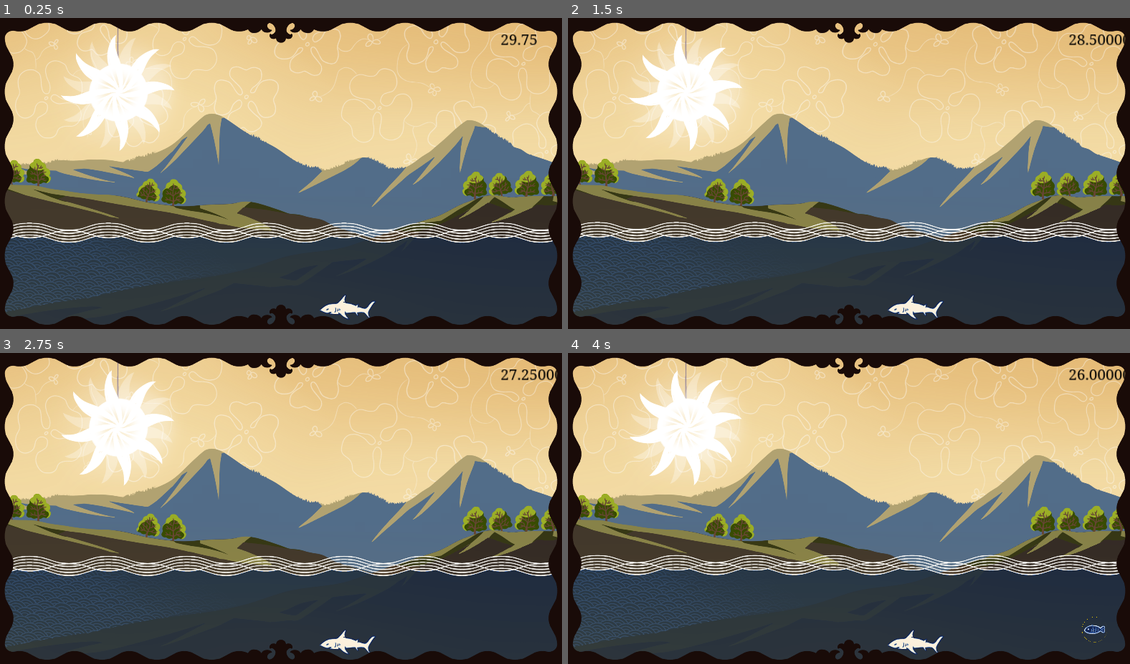
Above: before the commit, frames 1-4 (two rows, left to right).
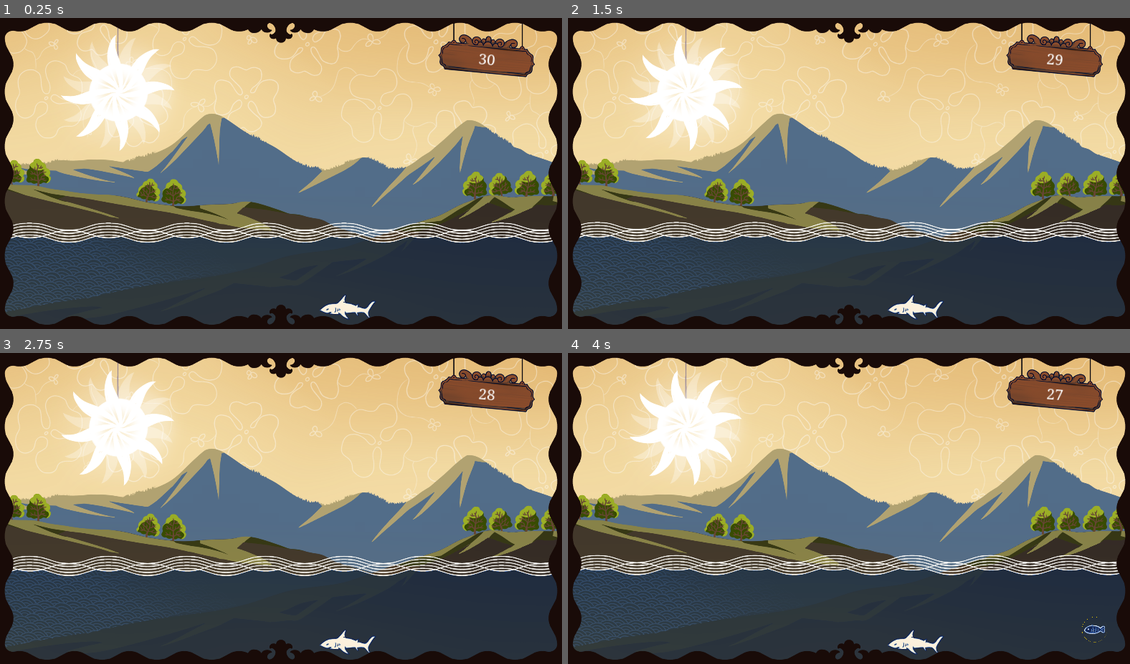
Above: after the commit, the same moments.

Repository: istamarahsan/youma-gemastik-2023
Game: Godot game, scene res://levels/level-4/level_4.tscn
The game is run twice, just before and just after one commit, with the same random seed, the same clock (stepped at 60 frames per second) and the same inputs. This scene is started directly instead of the project's main scene.
Inputs (mouse positions are in pixels of both pictures, inside the frame that each line leads up to):
- Up to frame 1 (0.25 s): no input
- Up to frame 2 (1.5 s): move the mouse to (972, 154) at 0.52 s; click (972, 154) at 0.67 s; move the mouse to (736, 189) at 1.27 s; click (736, 189) at 1.42 s
- Up to frame 3 (2.75 s): move the mouse to (337, 436) at 2.02 s; click (337, 436) at 2.17 s
- Up to frame 4 (4 s): move the mouse to (820, 570) at 2.77 s; click (820, 570) at 2.92 s; move the mouse to (1124, 629) at 3.52 s; click (1124, 629) at 3.67 s

The runs differ from the first frame. In frame 1, 1.8% of the frame differs, in the area x 77-96%, y 1-20%; in frame 2, 1.9%, in the area x 77-100%, y 1-20%; in frame 3, 1.9%; in frame 4, 1.9%.

Commit message:
add timer board

Diff:
--- a/levels/level-4/TimeRemainingLabel.gd
+++ b/levels/level-4/TimeRemainingLabel.gd
@@ -3,4 +3,4 @@
 @export var timer: Timer
 
 func _process(delta):
-	text = str(timer.time_left)
+	text = str(ceil(timer.time_left))
--- a/levels/level-4/riverbank.tscn
+++ b/levels/level-4/riverbank.tscn
@@ -20,6 +20,7 @@
 [ext_resource type="PackedScene" uid="uid://bfpf153epxhnw" path="res://levels/components/completion_announcer.tscn" id="18_8osvx"]
 [ext_resource type="Theme" uid="uid://44i6ats70703" path="res://assets/youma_theme.tres" id="19_hvx5v"]
 [ext_resource type="Script" path="res://levels/level-4/TimeRemainingLabel.gd" id="20_d5qu2"]
+[ext_resource type="Texture2D" uid="uid://k0xd4mv0ihaa" path="res://assets/ui/Timer.png" id="21_peuwu"]
 
 [sub_resource type="ShaderMaterial" id="ShaderMaterial_5d4sj"]
 shader = ExtResource("8_urkj8")
@@ -186,14 +187,19 @@
 one_shot = true
 autostart = true
 
+[node name="TimerBoard" type="Sprite2D" parent="."]
+texture = ExtResource("21_peuwu")
+centered = false
+
 [node name="TimeRemainingLabel" type="Label" parent="." node_paths=PackedStringArray("timer")]
-offset_left = 1695.0
-offset_top = 56.0
-offset_right = 1821.0
-offset_bottom = 128.0
+offset_left = 1590.0
+offset_top = 117.0
+offset_right = 1716.0
+offset_bottom = 189.0
+rotation = 0.0890118
 theme = ExtResource("19_hvx5v")
-theme_override_colors/font_color = Color(0, 0, 0, 1)
 theme_override_font_sizes/font_size = 50
+text = "00"
 horizontal_alignment = 1
 vertical_alignment = 1
 script = ExtResource("20_d5qu2")
Not shown, changed: export_presets.cfg
Not shown: 1 places in levels/level-4/riverbank.tscn that only renumber resources
